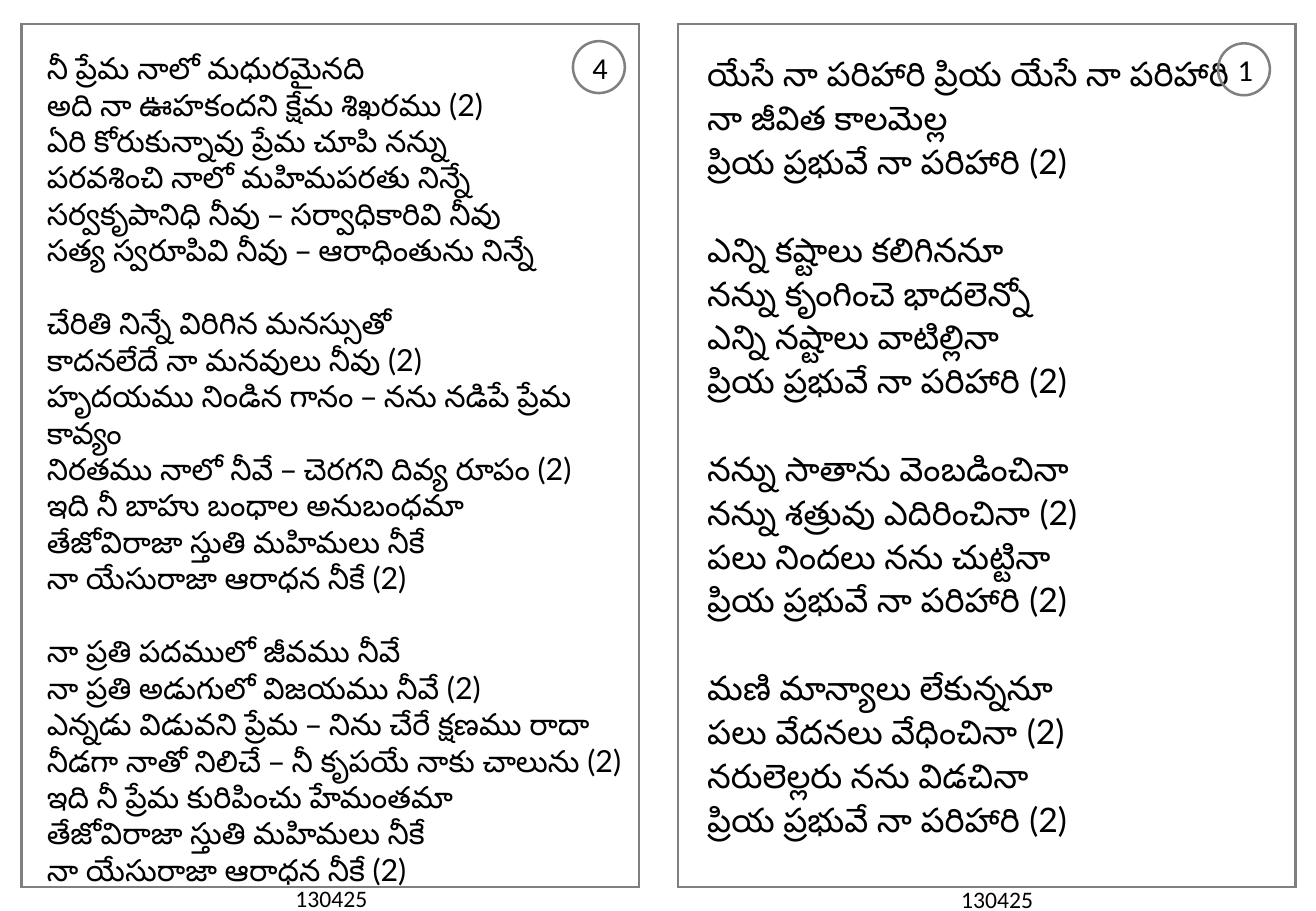
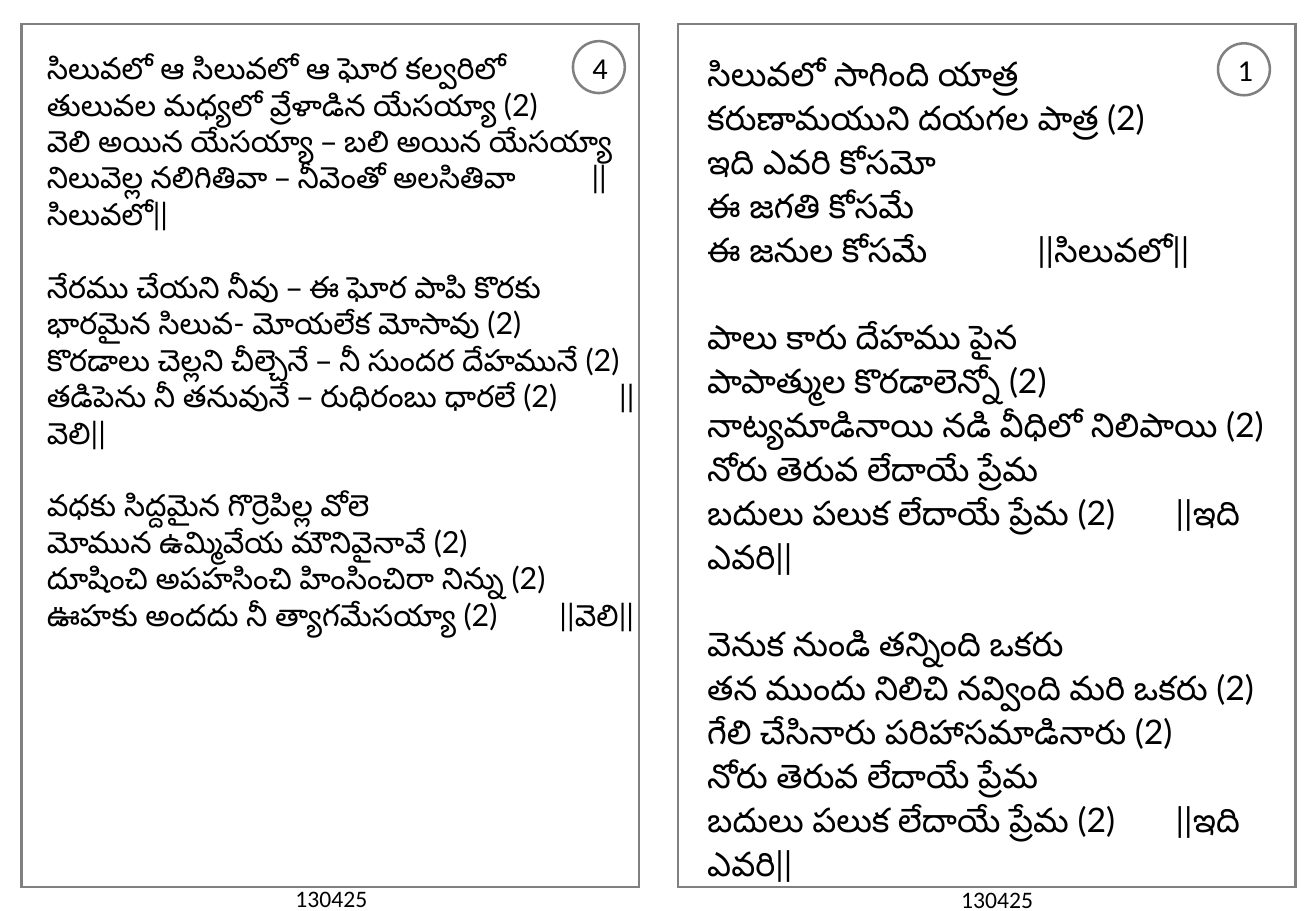
Before and after one commit to venu-webdev/songsDb, a slide deck: slide 1 of songsTemplate.pptx. Drawn at 1316x911 pixels with LibreOffice and Linux fonts; fonts in the diff are those of the drawing. Boxes give left, top, right and bottom in pixels: in the first picture for what was removed or moved away, otherwise in the second. Text is boxed around its words. In the diff, an @@ line names an element or a change of style, - is before the commit and + after.

```diff
--- a/songsTemplate.pptx
+++ b/songsTemplate.pptx
@@ text at (47, 57, 620, 603): text changed @@
-నీ ప్రేమ నాలో మధురమైనది
-అది నా ఊహకందని క్షేమ శిఖరము (2)
-ఏరి కోరుకున్నావు ప్రేమ చూపి నన్ను
-పరవశించి నాలో మహిమపరతు నిన్నే
-సర్వకృపానిధి నీవు – సర్వాధికారివి నీవు
-సత్య స్వరూపివి నీవు – ఆరాధింతును నిన్నే
-చేరితి నిన్నే విరిగిన మనస్సుతో
-కాదనలేదే నా మనవులు నీవు (2)
-హృదయము నిండిన గానం – నను నడిపే ప్రేమ కావ్యం
-నిరతము నాలో నీవే – చెరగని దివ్య రూపం (2)
-ఇది నీ బాహు బంధాల అనుబంధమా
-తేజోవిరాజా స్తుతి మహిమలు నీకే
-నా యేసురాజా ఆరాధన నీకే (2)
-నా ప్రతి పదములో జీవము నీవే
-నా ప్రతి అడుగులో విజయము నీవే (2)
-ఎన్నడు విడువని ప్రేమ – నిను చేరే క్షణము రాదా
-నీడగా నాతో నిలిచే – నీ కృపయే నాకు చాలును (2)
-ఇది నీ ప్రేమ కురిపించు హేమంతమా
-తేజోవిరాజా స్తుతి మహిమలు నీకే
-నా యేసురాజా ఆరాధన నీకే (2)
+సిలువలో ఆ సిలువలో ఆ ఘోర కల్వరిలో
+తులువల మధ్యలో వ్రేళాడిన యేసయ్యా (2)
+వెలి అయిన యేసయ్యా – బలి అయిన యేసయ్యా
+నిలువెల్ల నలిగితివా – నీవెంతో అలసితివా ||సిలువలో||
+నేరము చేయని నీవు – ఈ ఘోర పాపి కొరకు
+భారమైన సిలువ- మోయలేక మోసావు (2)
+కొరడాలు చెల్లని చీల్చెనే – నీ సుందర దేహమునే (2)
+తడిపెను నీ తనువునే – రుధిరంబు ధారలే (2) ||వెలి||
+వధకు సిద్దమైన గొర్రెపిల్ల వోలె
+మోమున ఉమ్మివేయ మౌనివైనావే (2)
+దూషించి అపహసించి హింసించిరా నిన్ను (2)
+ఊహకు అందదు నీ త్యాగమేసయ్యా (2) ||వెలి||
@@ text at (707, 61, 1264, 798): text changed @@
-యేసే నా పరిహారి ప్రియ యేసే నా పరిహారి
-నా జీవిత కాలమెల్ల
-ప్రియ ప్రభువే నా పరిహారి (2)
-ఎన్ని కష్టాలు కలిగిననూ
-నన్ను కృంగించె భాదలెన్నో
-ఎన్ని నష్టాలు వాటిల్లినా
-ప్రియ ప్రభువే నా పరిహారి (2)
-నన్ను సాతాను వెంబడించినా
-నన్ను శత్రువు ఎదిరించినా (2)
-పలు నిందలు నను చుట్టినా
-ప్రియ ప్రభువే నా పరిహారి (2)
-మణి మాన్యాలు లేకున్ననూ
-పలు వేదనలు వేధించినా (2)
-నరులెల్లరు నను విడచినా
-ప్రియ ప్రభువే నా పరిహారి (2)
+సిలువలో సాగింది యాత్ర
+కరుణామయుని దయగల పాత్ర (2)
+ఇది ఎవరి కోసమో
+ఈ జగతి కోసమే
+ఈ జనుల కోసమే ||సిలువలో||
+పాలు కారు దేహము పైన
+పాపాత్ముల కొరడాలెన్నో (2)
+నాట్యమాడినాయి నడి వీధిలో నిలిపాయి (2)
+నోరు తెరువ లేదాయే ప్రేమ
+బదులు పలుక లేదాయే ప్రేమ (2) ||ఇది ఎవరి||
+వెనుక నుండి తన్నింది ఒకరు
+తన ముందు నిలిచి నవ్వింది మరి ఒకరు (2)
+గేలి చేసినారు పరిహాసమాడినారు (2)
+నోరు తెరువ లేదాయే ప్రేమ
+బదులు పలుక లేదాయే ప్రేమ (2) ||ఇది ఎవరి||
```
Also in this commit, not shown: 1 other slide changed, 3 other files.
